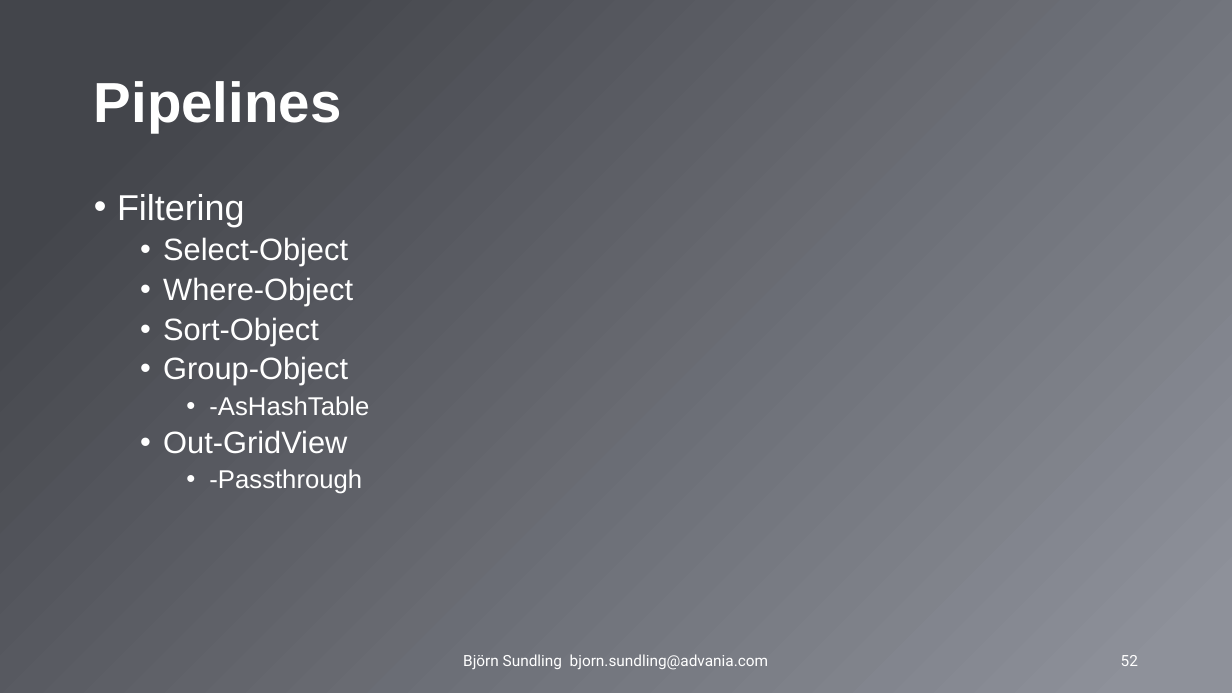
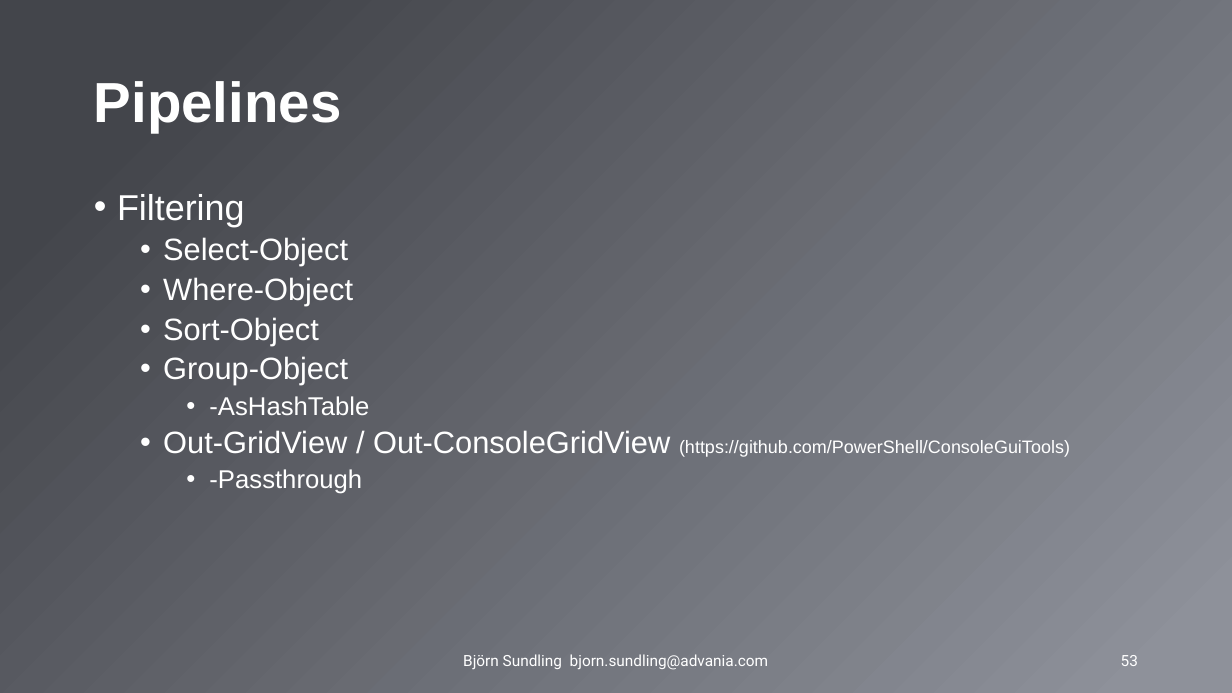
Before and after one commit to AdvaniaSE/PowerShellFundamentals, a slide deck: slide 53 of PowerShell Fundamentals.pptx (slide 52 before the commit). Drawn at 1232x693 pixels with LibreOffice and Linux fonts; fonts in the diff are those of the drawing; background and template pictures are left out. Boxes give left, top, right and bottom in pixels: in the first picture for what was removed or moved away, otherwise in the second. Text is boxed around its words. In the diff, an @@ line names an element or a change of style, - is before the commit and + after.

Commit message:
Update pptx

```diff
--- a/PowerShell Fundamentals.pptx
+++ b/PowerShell Fundamentals.pptx
@@ text at [163, 430, 1070, 457]: text changed; size 24 to 14 pt @@
-  • Out-GridView
+  • Out-GridView / Out-ConsoleGridView (https://github.com/PowerShell/ConsoleGuiTools)
@@ page number at [1121, 655, 1138, 666]: text changed @@
-52
+53
```
Also in this commit, not shown: 4 other slides changed, 1 slide added.
